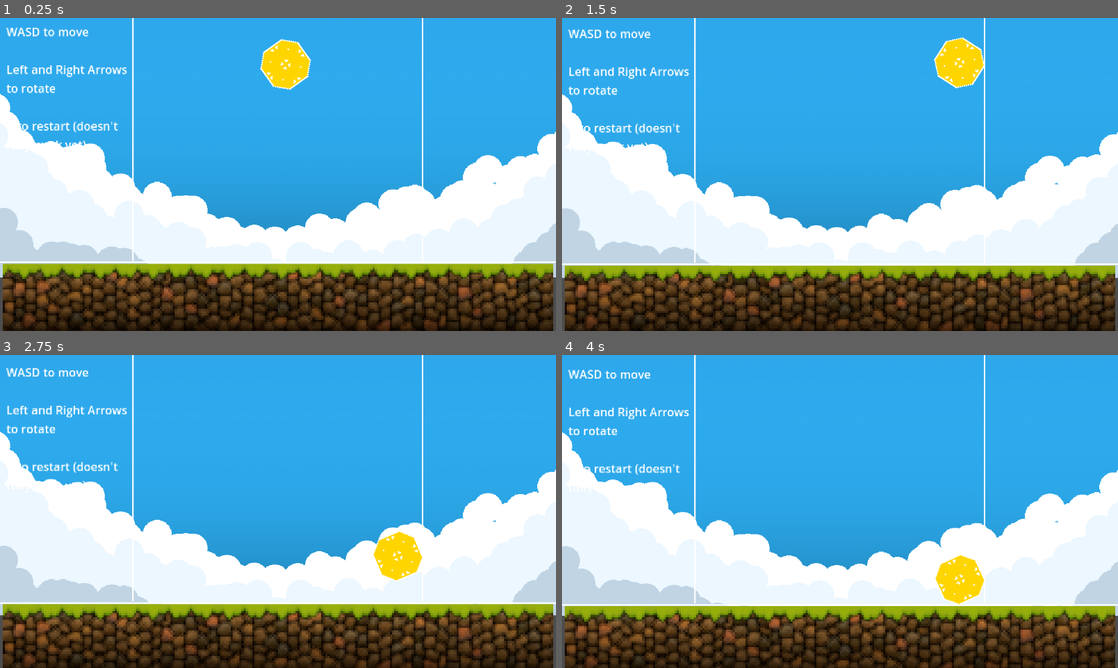
Above: before the commit, frames 1-4 (two rows, left to right).
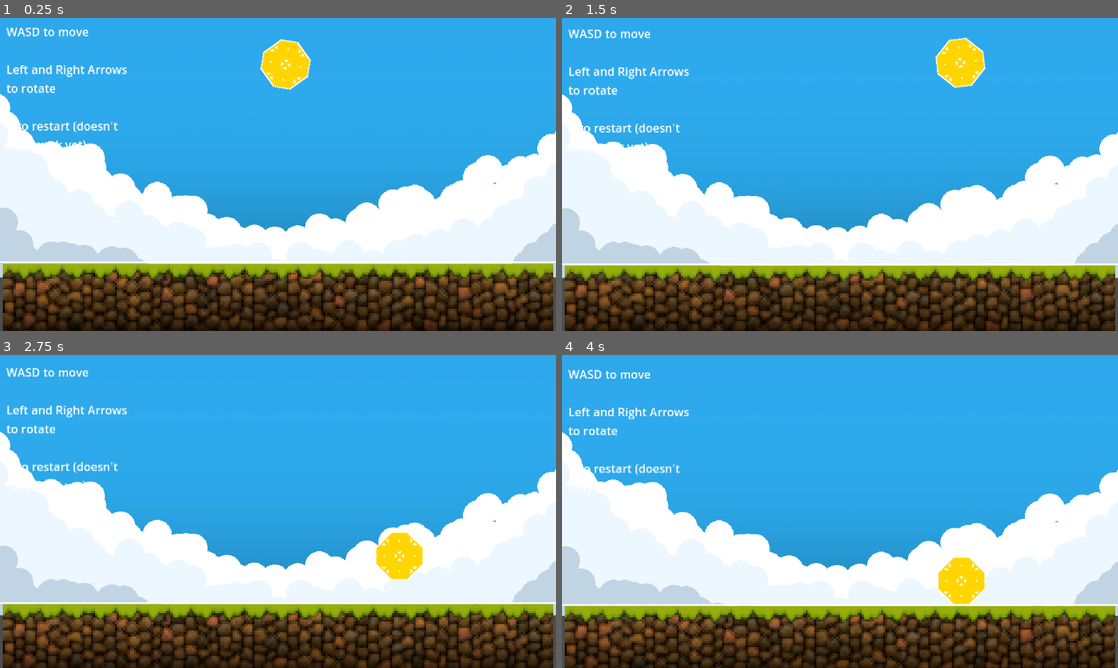
Above: after the commit, the same moments.

Repository: drew-abbo/gmtk_game_jam_game
Game: Godot game, scene res://main.tscn
The game is run twice, just before and just after one commit, with the same random seed, the same clock (stepped at 60 frames per second) and the same inputs.
Inputs:
- Up to frame 1 (0.25 s): no input
- Up to frame 2 (1.5 s): hold D (move_right) 0.53-1.28 s; hold S (move_down) from 1.28 s (still down)
- Up to frame 3 (2.75 s): release S (move_down) at 2.03 s; hold D (move_right) from 2.03 s (still down)
- Up to frame 4 (4 s): release D (move_right) at 2.78 s; hold W (move_up) 2.78-3.53 s; hold A (move_left) from 3.53 s (still down)

The runs differ from the first frame. In frame 1, 0.3% of the frame differs, in the area x 23-77%, y 0-78%; in frame 2, 0.6%; in frame 3, 0.6%; in frame 4, 0.6%, in the area x 23-77%, y 0-80%.

Commit message:
wall bounce and friction reduced

Diff:
--- a/main.tscn
+++ b/main.tscn
@@ -9,6 +9,8 @@
 
 [sub_resource type="PhysicsMaterial" id="PhysicsMaterial_y6qcd"]
 friction = 0.0
+bounce = 1.0
+absorbent = true
 
 [sub_resource type="WorldBoundaryShape2D" id="WorldBoundaryShape2D_02jg8"]
 normal = Vector2(-1, 0)
@@ -16,6 +18,8 @@
 
 [sub_resource type="PhysicsMaterial" id="PhysicsMaterial_3mu5l"]
 friction = 0.0
+bounce = 1.0
+absorbent = true
 
 [sub_resource type="PhysicsMaterial" id="PhysicsMaterial_gywg0"]
 rough = true
@@ -53,6 +57,7 @@
 physics_material_override = SubResource("PhysicsMaterial_y6qcd")
 
 [node name="Line2D" type="Line2D" parent="World/LeftWall"]
+visible = false
 position = Vector2(-200, 119)
 rotation = 1.5708
 points = PackedVector2Array(0, 0, -10000, 0)
@@ -68,6 +73,7 @@
 physics_material_override = SubResource("PhysicsMaterial_3mu5l")
 
 [node name="Line2D" type="Line2D" parent="World/RightWall"]
+visible = false
 position = Vector2(200, 119)
 rotation = 1.5708
 points = PackedVector2Array(0, 0, -10000, 0)
